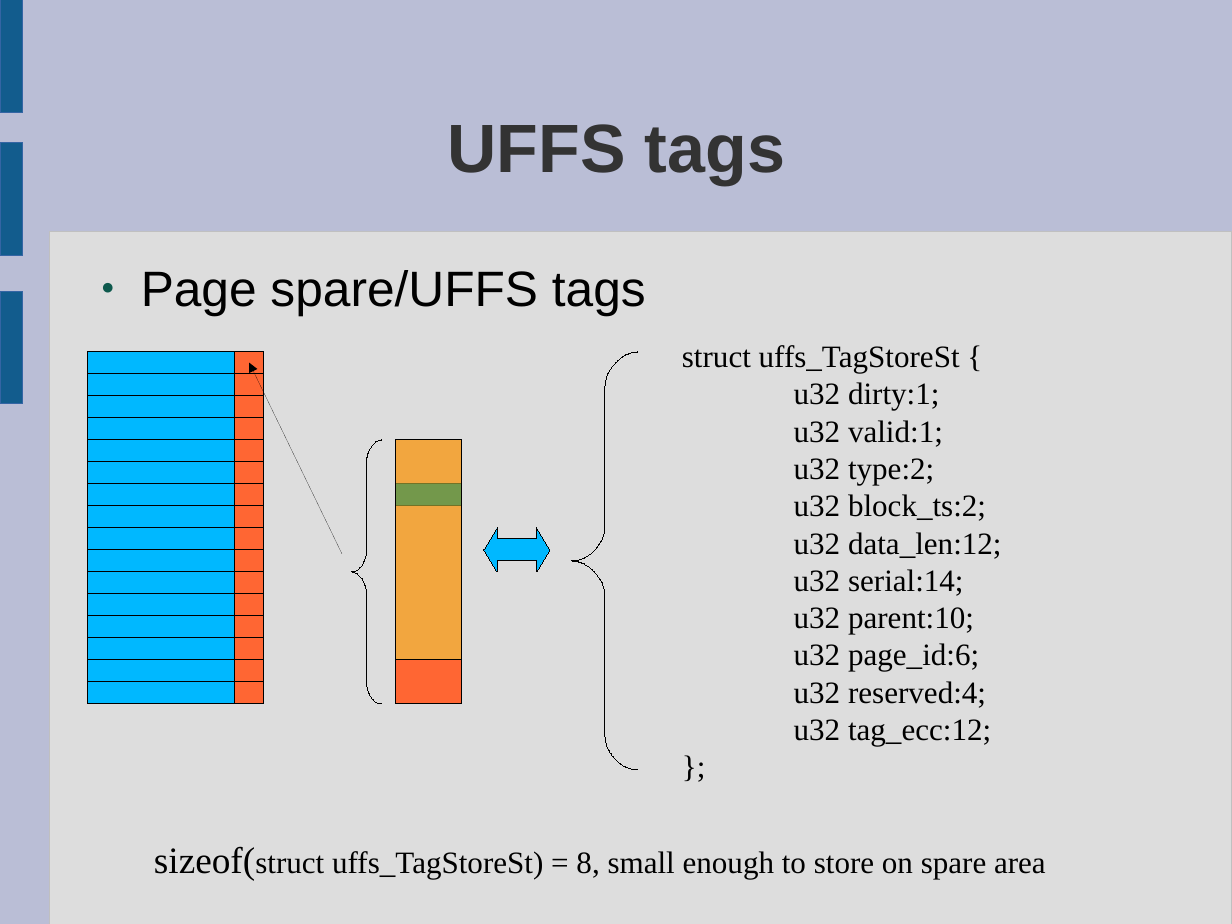
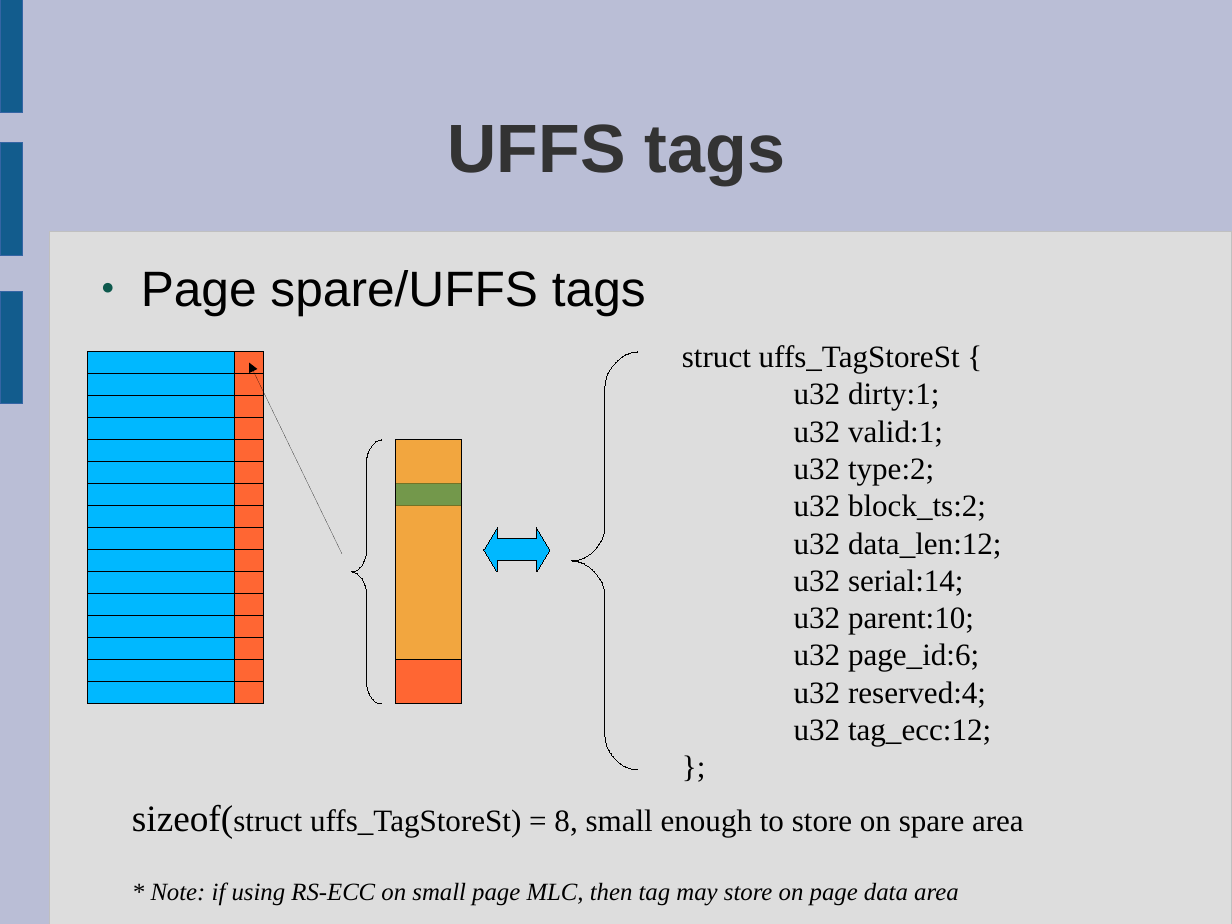
Before and after one commit to rickyzheng/uffs, a slide deck: slide 14 of doc/Understanding-UFFS.odp. Drawn at 1232x924 pixels with LibreOffice and Linux fonts; fonts in the diff are those of the drawing. Boxes give left, top, right and bottom in pixels: in the first picture for what was removed or moved away, otherwise in the second. Text is boxed around its words. In the diff, an @@ line names an element or a change of style, - is before the commit and + after.

```diff
--- a/doc/Understanding-UFFS.odp
+++ b/doc/Understanding-UFFS.odp
@@ text "sizeof(struct uffs_TagStoreSt) = 8, small ...": place and size @@
-text "sizeof(struct uffs_TagStoreSt) = 8, small ..." at <box>154,846,1046,880</box>
+text "sizeof(struct uffs_TagStoreSt) = 8, small ..." at <box>132,804,1024,906</box>
@@ text at <box>151,882,959,906</box>: paragraph added @@
+* Note: if using RS-ECC on small page MLC, then tag may store on page data area
```
Also in this commit, not shown: 10 other slides changed, 1 slide added, 19 other files.
